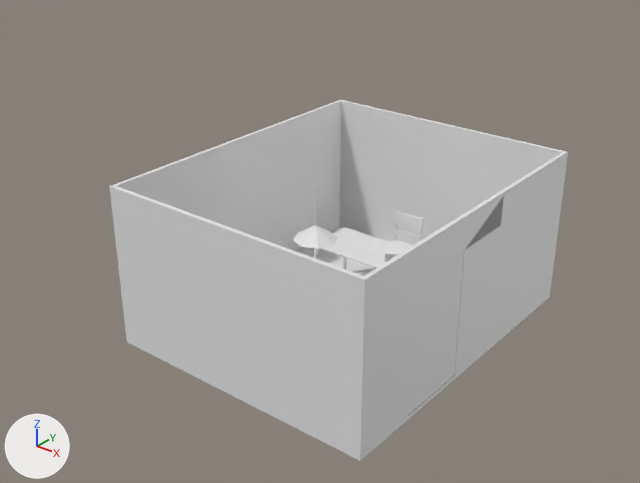
The Blender file callensblendfiles/room.blend as it was, and as the next commit left it.
Before and after are seen from a camera (50 mm lens) standing at (8.4, -11.48, 8.52) and looking at (-0.6, -0.23, 1.54). Arrows for +X, +Y and +Z are at lower left; the lights stay in place.

Objects in the first picture: 'Cylinder', 'chair', 'room', 'table'.
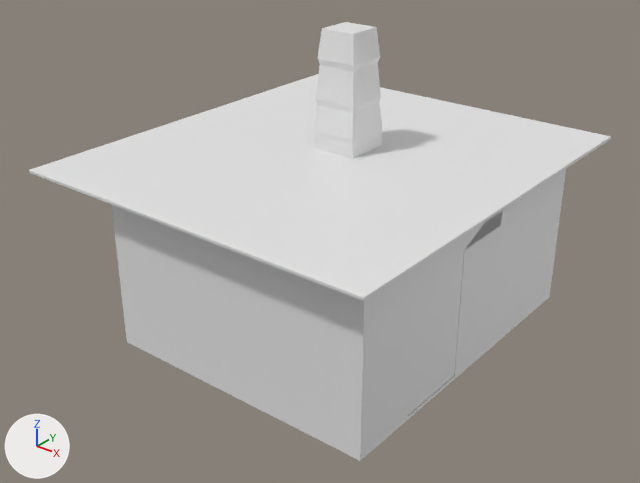
Boxes (x1, y1, x2, y2) around the edits, measured in the pictures (640 x 483 px):
```json
{"object": "roof", "change": "shown", "after": [29, 22, 611, 301]}
{"object": "table", "change": "unchanged, covered by the edit", "before": [314, 227, 408, 270]}
```

Edits to the scene script, one JSON object a line:
```json
{"op": "set", "path": "ob_roof.location", "old": "(-0.25, 0.72, 3.03)", "new": "(-0.72, 0.72, 3.03)"}
{"op": "remove", "block": "ob_roof", "code": "ob_roof.hide_set(True)"}
```
